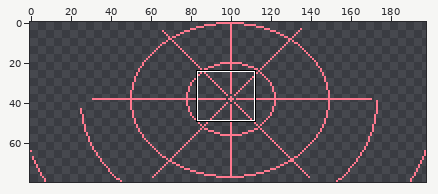
File history of a pixel-art file, Assets/UI/Holocade UI/SonarReticleHolocade.aseprite. The picture above shows the old version from afar; the outline marks the close-up.
Close-up. Before the edit:
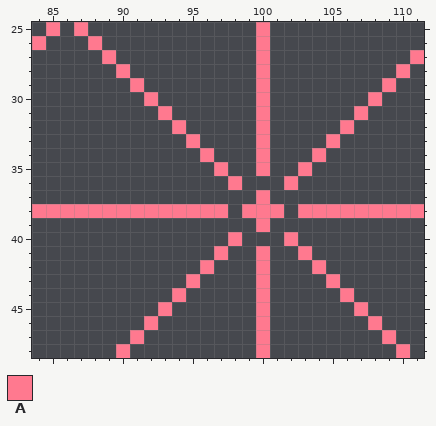
198x80 pixels, 1 frame. Shown: x 84..111, y 25..48.
Palette (. is transparent): A #ff798f
Pixels before, first column x 84:
25 .A.A............A...........
26 A...A...........A...........
27 .....A..........A..........A
28 ......A.........A.........A.
29 .......A........A........A..
30 ........A.......A.......A...
31 .........A......A......A....
32 ..........A.....A.....A.....
33 ...........A....A....A......
34 ............A...A...A.......
35 .............A..A..A........
36 ..............A...A.........
37 ................A...........
38 AAAAAAAAAAAAAA.AAA.AAAAAAAAA
39 ................A...........
40 ..............A...A.........
41 .............A..A..A........
42 ............A...A...A.......
43 ...........A....A....A......
44 ..........A.....A.....A.....
45 .........A......A......A....
46 ........A.......A.......A...
47 .......A........A........A..
48 ......A.........A.........A.
After:
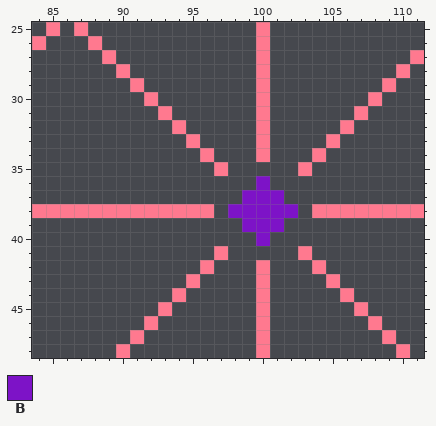
Colours new in this view: B #7d13c7
Diff:
{"y":35,"x":100,"old":"A","new":"."}
{"y":36,"x":98,"old":"A","new":"."}
{"y":36,"x":100,"old":".","new":"B"}
{"y":36,"x":102,"old":"A","new":"."}
{"y":37,"x":99,"old":".A.","new":"BBB"}
{"y":38,"x":97,"old":"A.AAA.A","new":".BBBBB."}
{"y":39,"x":99,"old":".A.","new":"BBB"}
{"y":40,"x":98,"old":"A","new":"."}
{"y":40,"x":100,"old":".","new":"B"}
{"y":40,"x":102,"old":"A","new":"."}
{"y":41,"x":100,"old":"A","new":"."}
{"label":"changed","picture_box":[214,162,312,260]}
